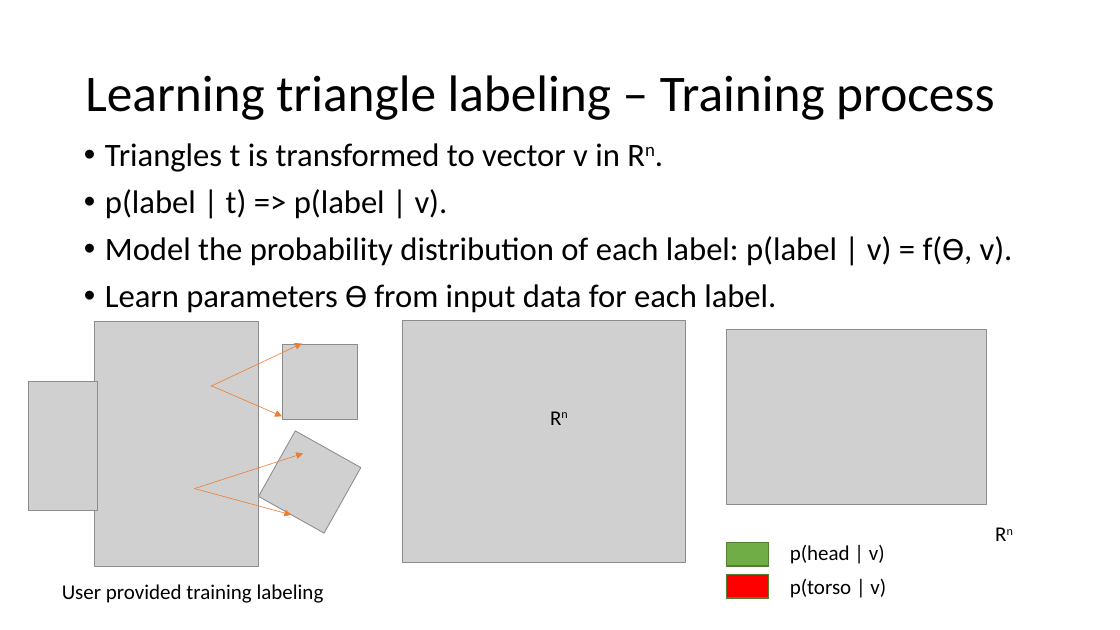
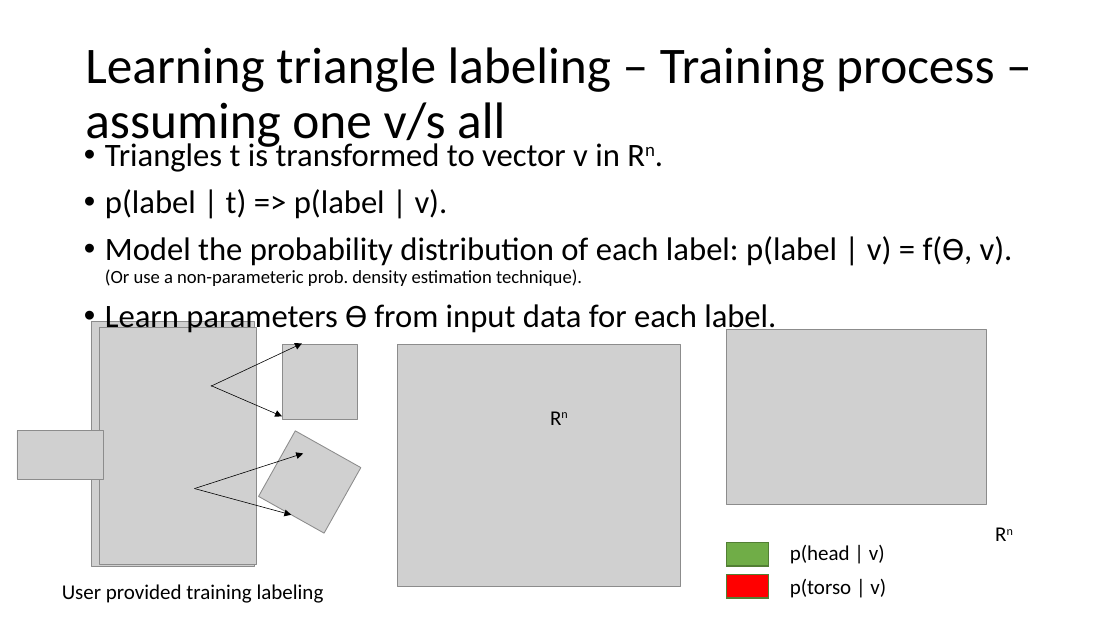
Before and after one commit to indivisibleatom/lectureNotes, a slide deck: slide 8 of sources/Guo_Mesh_Labeling.pptx. Drawn at 1120x630 pixels with LibreOffice and Linux fonts; fonts in the diff are those of the drawing; grey boxes stand for pictures. Boxes give left, top, right and bottom in pixels: in the first picture for what was removed or moved away, otherwise in the second. Text is boxed around its words. In the diff, an @@ line names an element or a change of style, - is before the commit and + after.

Commit message:
Updating presentation on Mesh Labeling:

```diff
--- a/sources/Guo_Mesh_Labeling.pptx
+++ b/sources/Guo_Mesh_Labeling.pptx
@@ title at bbox=[85, 47, 994, 151]: text changed @@
-Learning triangle labeling – Training process
+Learning triangle labeling – Training process – assuming one v/s all
@@ text at bbox=[105, 236, 1013, 286]: text changed @@
-• Model the probability distribution of each label: p(label | v) = f(Ѳ, v).
+• Model the probability distribution of each label: p(label | v) = f(Ѳ, v). (Or use a non-parameteric prob. density estimation technique).
@@ picture: place and size @@
-picture at bbox=[95, 322, 259, 566]
+picture at bbox=[92, 322, 255, 566]
@@ picture added at bbox=[99, 327, 256, 564] @@
@@ arrow (211, 386) - (302, 344): stroke #ED7D31 0.5 pt to #000000 0.5 pt @@
@@ picture: place and size @@
-picture at bbox=[402, 321, 686, 563]
+picture at bbox=[397, 344, 681, 586]
@@ picture removed at bbox=[29, 382, 97, 511] @@
@@ arrow (211, 386) - (282, 417): stroke #ED7D31 0.5 pt to #000000 0.5 pt @@
@@ picture added at bbox=[17, 431, 103, 479] @@
@@ arrow (195, 489) - (303, 454): stroke #ED7D31 0.5 pt to #000000 0.5 pt @@
@@ arrow (195, 489) - (292, 515): stroke #ED7D31 0.5 pt to #000000 0.5 pt @@
```
Also in this commit, not shown: 3 other slides changed, 13 slides added, 1 slide removed.
